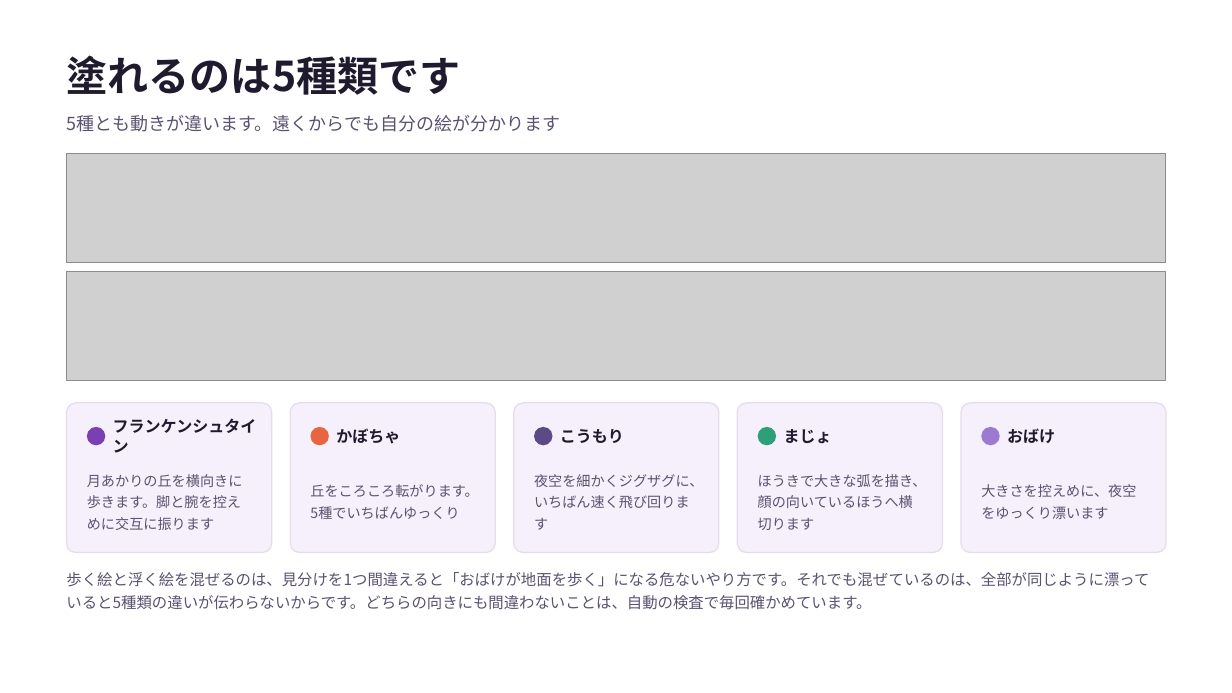
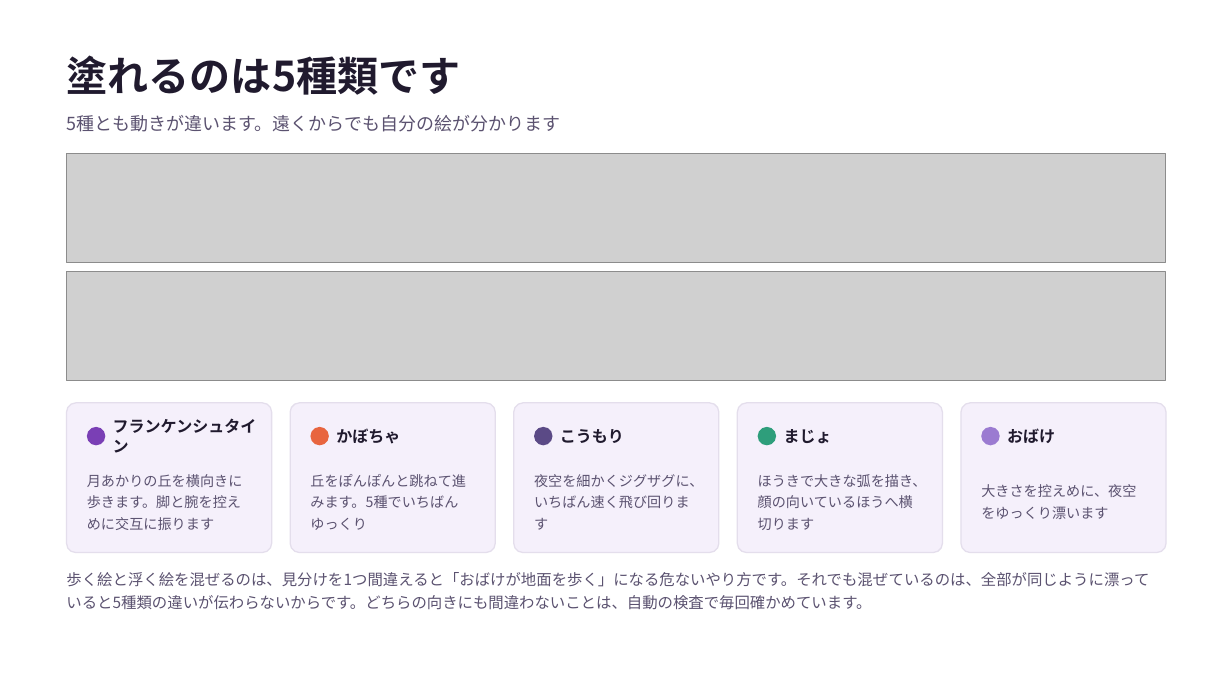
Before and after one commit to manakikido-jpg/PaintingsAquarium, a slide deck: slide 6 of docs/お絵かきハロウィン-企画書.pptx. Drawn at 1232x693 pixels with LibreOffice and Linux fonts; fonts in the diff are those of the drawing; grey boxes stand for pictures. Boxes give left, top, right and bottom in pixels: in the first picture for what was removed or moved away, otherwise in the second. Text is boxed around its words. In the diff, an @@ line names an element or a change of style, - is before the commit and + after.

Commit message:
かぼちゃの跳ねる高さだけを1.5倍に調整する

```diff
--- a/docs/お絵かきハロウィン-企画書.pptx
+++ b/docs/お絵かきハロウィン-企画書.pptx
@@ text at box(310, 474, 466, 508): text changed @@
-丘をころころ転がります。5種でいちばんゆっくり
+丘をぽんぽんと跳ねて進みます。5種でいちばんゆっくり
```
Also in this commit, not shown: 1 other slide changed, 12 other files.
